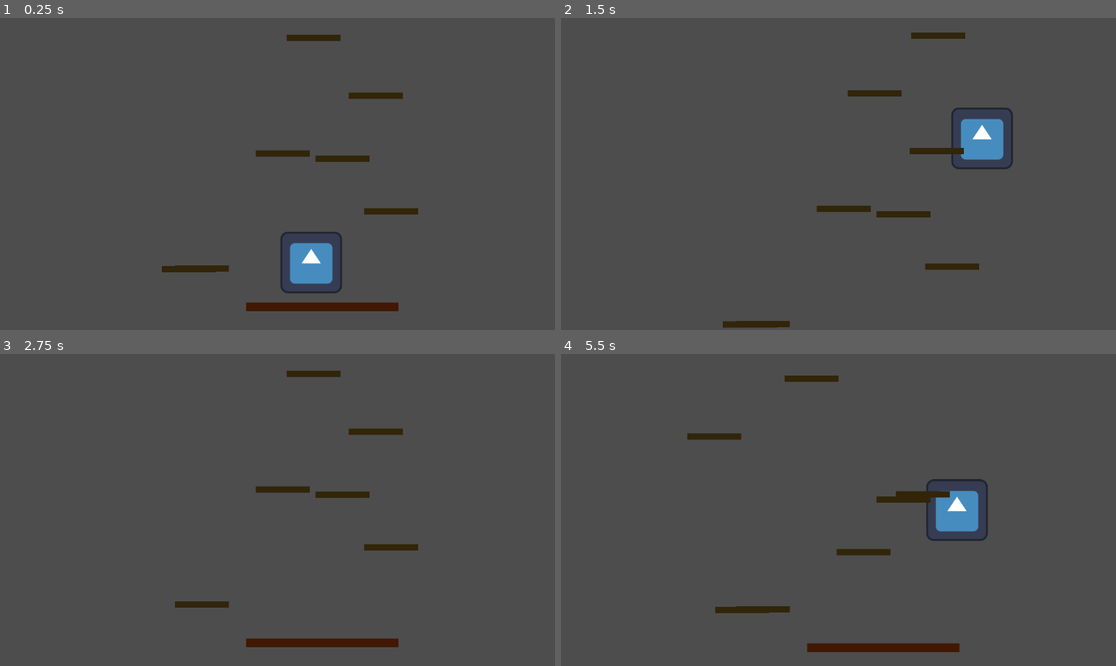
Above: before the commit, frames 1-4 (two rows, left to right).
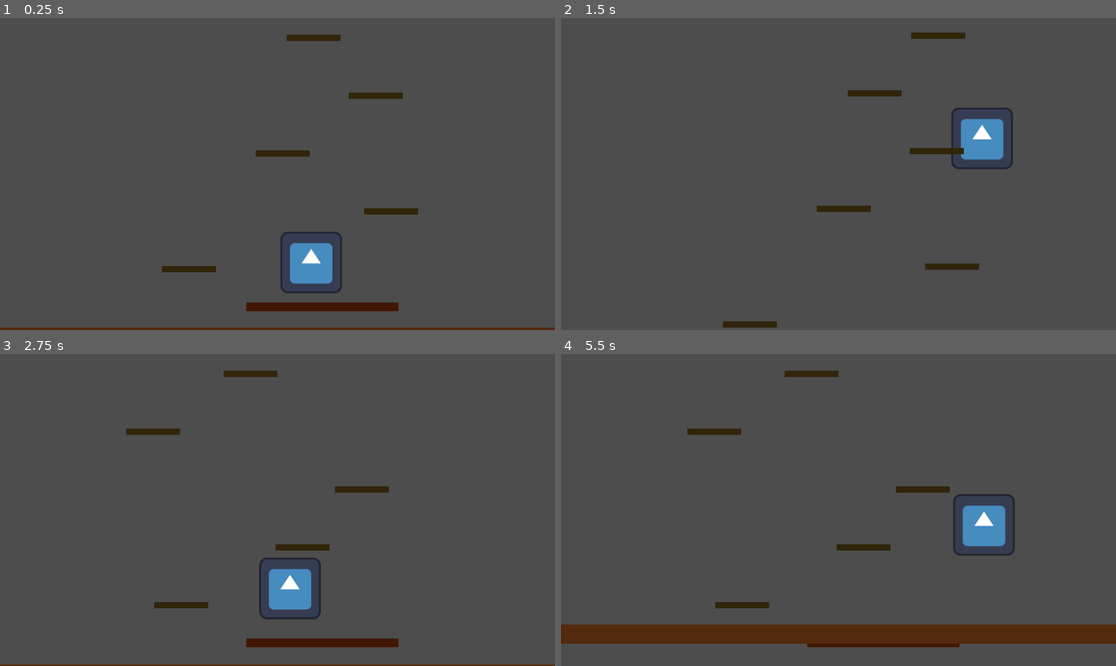
Above: after the commit, the same moments.

Repository: tayoub95360-jpg/Coffee_jump
Game: Godot game, scene res://scenes/sugar_mode.tscn
Same seed, same stepped clock (60 frames per second), same inputs: the game is played once before the commit and once after it. This scene is started directly instead of the project's main scene. The engine's default icon, where the game draws it, is replaced by a stand-in: a white triangle on a blue panel in a dark square.
Inputs:
- Up to frame 1 (0.25 s): no input
- Up to frame 2 (1.5 s): hold Space (switch_mode) 0.53-1.28 s; hold Right (move_right) from 0.53 s (still down); tap Space (switch_mode) at 1.35 s
- Up to frame 3 (2.75 s): release Right (move_right) at 2.03 s; hold Left (move_left) from 2.03 s (still down); hold Space (switch_mode) from 2.03 s (still down)
- Up to frame 4 (5.5 s): release Left (move_left) at 2.78 s; release Space (switch_mode) at 2.78 s; hold Right (move_right) 2.78-4.28 s; tap Space (switch_mode) at 2.85, 4.35 s; hold Space (switch_mode) 3.53-4.28 s; hold Left (move_left) 4.28-5.03 s; hold Right (move_right) from 5.03 s (still down); hold Space (switch_mode) from 5.03 s (still down)

The runs differ from the first frame. In frame 1, 1.2% of the frame differs, in the area x 0-100%, y 44-100%; in frame 2, 0.3%; in frame 3, 3.7%; in frame 4, 10%, in the area x 0-100%, y 5-96%.

Commit message:
creation de la barre de café qui monte

Diff:
--- a/coffee-jump!/scenes/coffee_mode.tscn
+++ b/coffee-jump!/scenes/coffee_mode.tscn
@@ -2,7 +2,7 @@
 
 [ext_resource type="PackedScene" uid="uid://brnh746ntwbl3" path="res://scenes/coffee_bean.tscn" id="1_g41s2"]
 [ext_resource type="Script" uid="uid://dkw2xrpuijchv" path="res://scripts/coffee_mode.gd" id="1_j8578"]
-[ext_resource type="PackedScene" uid="uid://b027024qict03" path="res://scenes/Platform.tscn" id="3_3isco"]
+[ext_resource type="PackedScene" uid="uid://b027024qict03" path="res://scenes/platform.tscn" id="3_3isco"]
 
 [node name="coffee_mode" type="Node2D"]
 script = ExtResource("1_j8578")
--- a/coffee-jump!/scenes/sugar_mode.tscn
+++ b/coffee-jump!/scenes/sugar_mode.tscn
@@ -2,10 +2,12 @@
 
 [ext_resource type="PackedScene" uid="uid://c83buur7nf6wq" path="res://scenes/sugar.tscn" id="1_68idp"]
 [ext_resource type="Script" uid="uid://co2fr6pb08wsp" path="res://scripts/sugar_mode.gd" id="1_namnb"]
-[ext_resource type="PackedScene" uid="uid://b027024qict03" path="res://scenes/Platform.tscn" id="2_f7oly"]
 
 [sub_resource type="RectangleShape2D" id="RectangleShape2D_f7oly"]
 size = Vector2(315, 18)
+
+[sub_resource type="RectangleShape2D" id="RectangleShape2D_namnb"]
+size = Vector2(1190, 4)
 
 [node name="sugar_mode" type="Node2D"]
 script = ExtResource("1_namnb")
@@ -14,7 +16,7 @@
 [node name="sugar" parent="." instance=ExtResource("1_68idp")]
 position = Vector2(70, -67)
 
-[node name="Camera2D2" type="Camera2D" parent="sugar"]
+[node name="Camera2D" type="Camera2D" parent="sugar"]
 limit_left = -500
 limit_right = 500
 limit_bottom = 120
@@ -34,8 +36,17 @@
 offset_bottom = 88.0
 color = Color(0.25341454, 0.09322538, 0.013903133, 1)
 
-[node name="Platform" parent="." instance=ExtResource("2_f7oly")]
-position = Vector2(-157, -1)
+[node name="CoffeeLine" type="Node2D" parent="."]
 
-[node name="Platform2" parent="." instance=ExtResource("2_f7oly")]
-position = Vector2(135, -229)
+[node name="CoffeeVisual" type="ColorRect" parent="CoffeeLine"]
+offset_left = -591.0
+offset_top = 122.0
+offset_right = 600.0
+offset_bottom = 162.0
+color = Color(0.3239916, 0.16470474, 0.052271716, 1)
+
+[node name="CoffeeKillZone" type="Area2D" parent="CoffeeLine"]
+
+[node name="CollisionShape2D" type="CollisionShape2D" parent="CoffeeLine/CoffeeKillZone"]
+position = Vector2(1, 125)
+shape = SubResource("RectangleShape2D_namnb")
--- a/coffee-jump!/scripts/sugar_mode.gd
+++ b/coffee-jump!/scripts/sugar_mode.gd
@@ -5,6 +5,11 @@
 @export var vertical_gap : int = 120
 @export var horizontal_range : int = 300
 @export var player_node_path : NodePath
+@export var coffee_speed : float = 30.0        # vitesse de montée en pixels/seconde
+@export var coffee_min_distance : float = 300.0 # distance max entre joueur et café
+@export var coffee_color_node : NodePath = NodePath("CoffeeLine/CoffeeVisual")
+@export var coffee_area_node : NodePath = NodePath("CoffeeLine/CoffeeKillZone")
+
 
 var platforms : Array = []
 var player : Node2D = null
@@ -21,6 +26,16 @@
 		spawn_platform(Vector2(randf_range(-horizontal_range, horizontal_range), y))
 		y -= vertical_gap
 
+	# Référence du café
+	var coffee_area = get_node(coffee_area_node)
+	if coffee_area:
+		coffee_area.body_entered.connect(_on_coffee_body_entered)
+
+func _on_coffee_body_entered(body: Node) -> void:
+	if body == player:
+		print("Le joueur est tombé dans le café ☕💀")
+		get_tree().reload_current_scene()
+
 func _physics_process(_delta):
 	if not player:
 		return
@@ -30,11 +45,46 @@
 	if player.global_position.y < highest_platform_y + 300:
 		spawn_platform(Vector2(randf_range(-horizontal_range, horizontal_range), highest_platform_y - vertical_gap))
 
-	# Supprimer les plateformes trop basses
+	# --- Gestion du niveau de café ---
+	var coffee_line := get_node_or_null(coffee_color_node)
+	var coffee_area := get_node_or_null(coffee_area_node)
+	if not coffee_line or not coffee_area:
+		return
+
+	# Récupère la hauteur du café (visuel)
+	var coffee_visual := coffee_line.get_node_or_null("CoffeeVisual")
+	var coffee_height: float = 200.0
+	if coffee_visual and coffee_visual.has_variable("size"):
+		coffee_height = coffee_visual.size.y
+
+	# --- Montée naturelle (jamais descendante) ---
+	var new_y: float = coffee_line.global_position.y - coffee_speed * _delta
+
+	# --- Rattrapage si le café est trop bas par rapport à la caméra ---
+	var camera_node := player.get_node_or_null("Camera2D")
+	var camera_y: float = camera_node.global_position.y if camera_node else player.global_position.y
+	var coffee_surface_y: float = new_y - coffee_height / 2.0
+	var max_allowed_gap: float = 300.0  # distance max entre la caméra et le haut du café
+
+	if (-camera_y + coffee_surface_y) > max_allowed_gap:
+		# repositionne le café juste sous la caméra
+		coffee_surface_y = camera_y + max_allowed_gap
+		new_y = coffee_surface_y + coffee_height / 2.0
+
+	# Empêche le café de redescendre (jamais)
+	if coffee_line.global_position.y < new_y:
+		new_y = coffee_line.global_position.y
+
+	# Mise à jour positions globales
+	coffee_line.global_position.y = new_y
+	coffee_area.global_position.y = new_y
+
+	# --- Suppression des plateformes submergées (pile à la surface) ---
+	var surface_y: float = coffee_line.global_position.y
 	for p in platforms.duplicate():
-		if p.global_position.y > player.global_position.y + 400:
+		if p.global_position.y > surface_y:
+			p.queue_free()
 			platforms.erase(p)
-			p.queue_free()
 
 func spawn_platform(pos : Vector2):
 	var p = platform_scene.instantiate()
